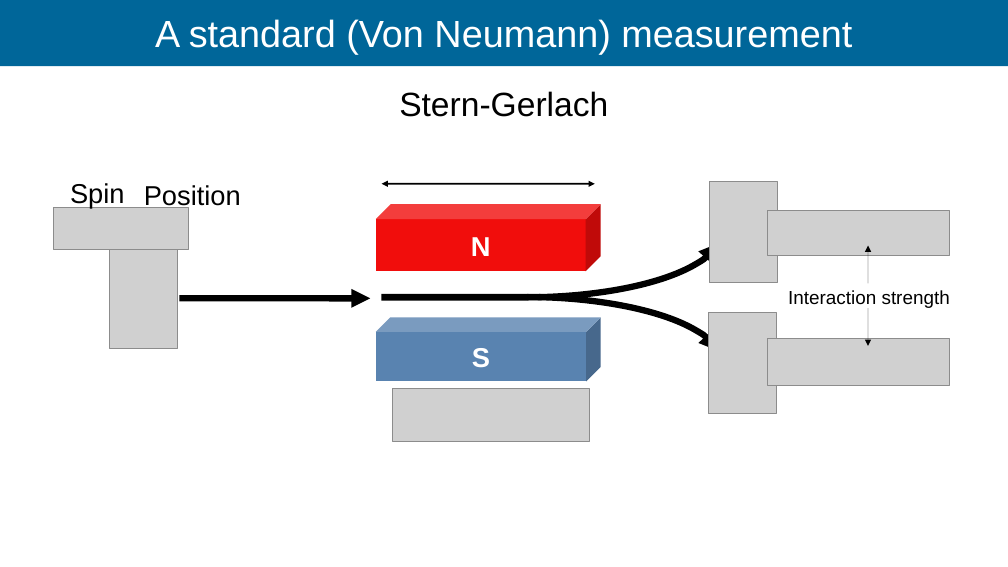
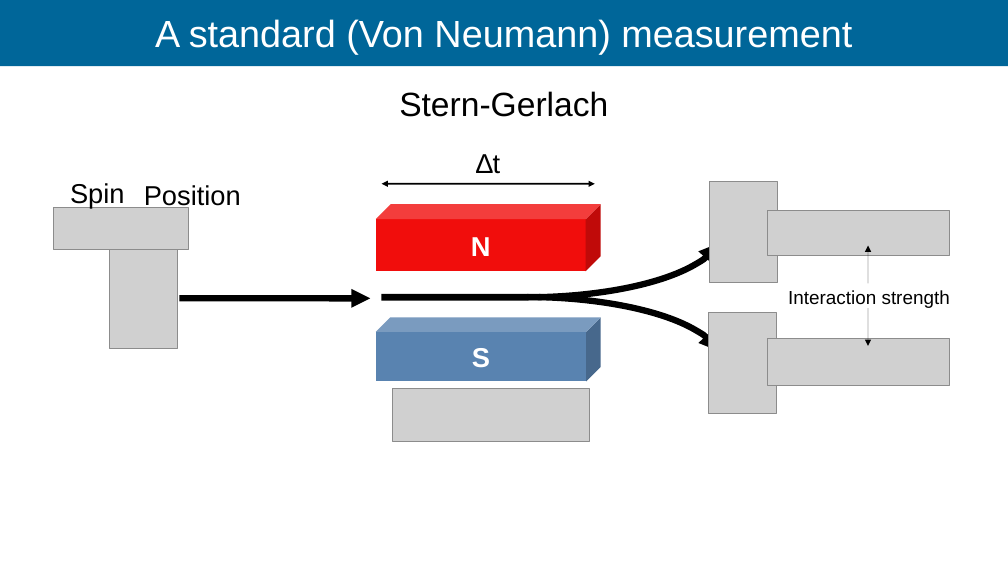
Before and after one commit to Ismaele-vincent/PhD, a slide deck: slide 79 of 2026/Talks/ILL Seminar/ILL seminar 2026 ver3.odp (slide 75 before the commit). Drawn at 1008x567 pixels with LibreOffice and Linux fonts; fonts in the diff are those of the drawing; grey boxes stand for pictures; background and template pictures are left out. Boxes give left, top, right and bottom in pixels: in the first picture for what was removed or moved away, otherwise in the second. Text is boxed around its words. In the diff, an @@ line names an element or a change of style, - is before the commit and + after.

```diff
--- a/2026/Talks/ILL Seminar/ILL seminar 2026 ver3.odp
+++ b/2026/Talks/ILL Seminar/ILL seminar 2026 ver3.odp
@@ text added at (x1=476, y1=154, x2=500, y2=174), 26 pt, text #000000 @@
+∆t
```
Also in this commit, not shown: 7 other slides changed, 12 slides added, 12 slides removed, 2 other files.
